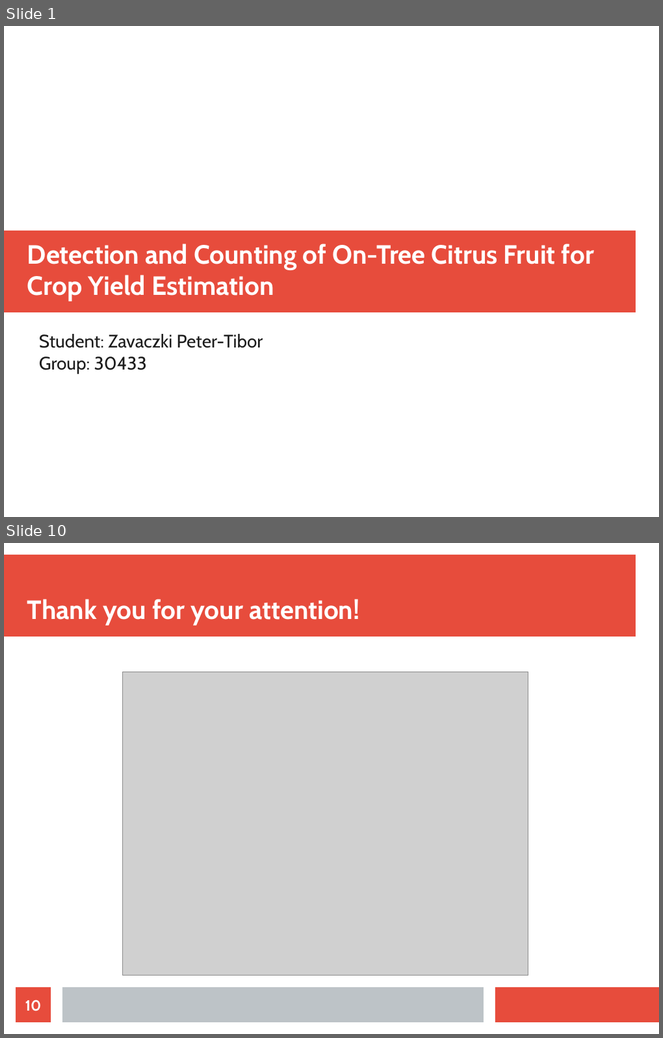
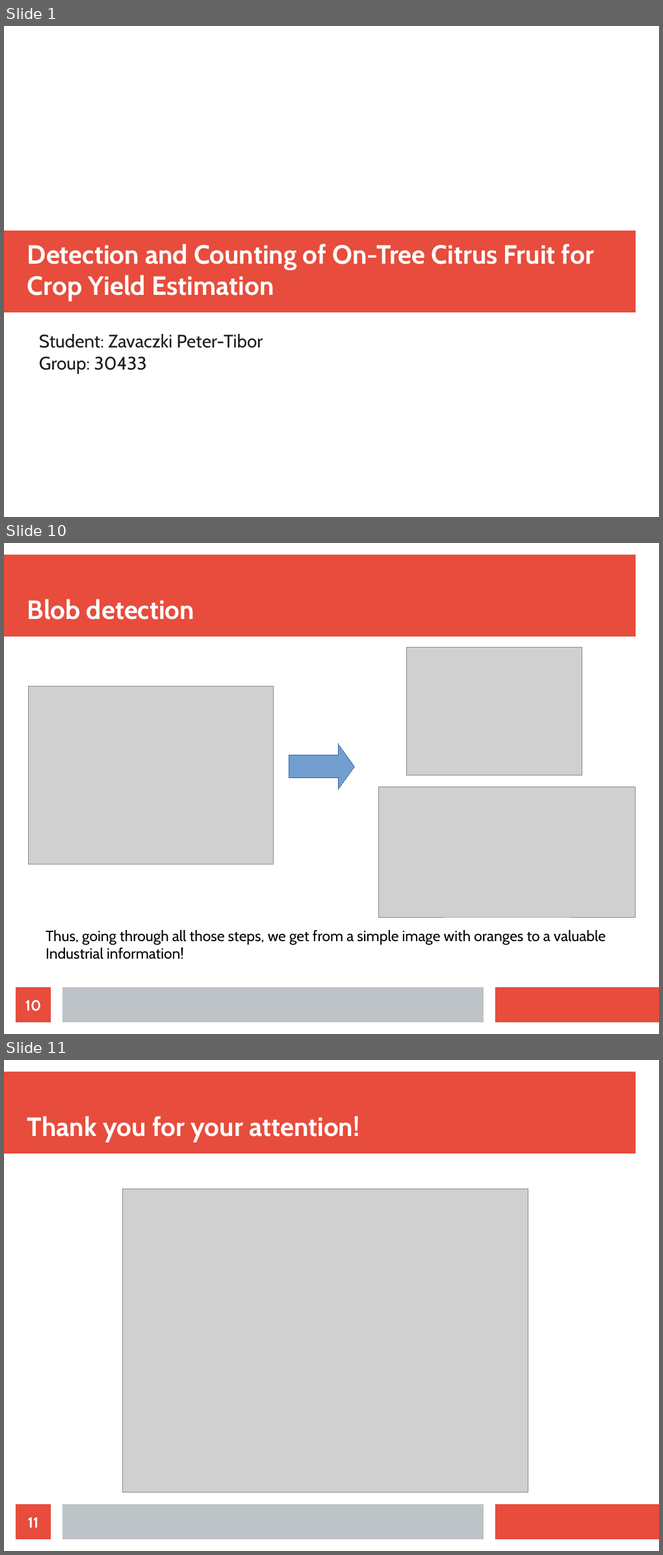
Before and after one commit to bloopeti/IP_OrangeDetection, a slide deck: Documents/Presentation.odp. Shown one above the other, each under a label of ours: slides 1 and 10 before the commit, slides 1, 10 and 11 after it; the slides between them are not shown. The pictures are 663x1038 and 663x1555 pixels, drawn with LibreOffice and Linux fonts; fonts in the diff are those of the drawing; grey boxes stand for pictures. Boxes give left, top, right and bottom in pixels: in the first picture for what was removed or moved away, otherwise in the second. Text is boxed around its words. In the diff, an @@ line names an element or a change of style, - is before the commit and + after.

```diff
--- a/Documents/Presentation.odp
+++ b/Documents/Presentation.odp
@@ slide 10 added at (4, 543, 659, 1034), background #FFFFFF; not listed: 3 template elements that a slide beside it also shows @@
@@ title added at (27, 599, 194, 620), 32 pt, text #FFFFFF, bold @@
+Blob detection
@@ picture added at (407, 647, 582, 775) @@
@@ picture added at (29, 686, 274, 865) @@
@@ right arrow added at (289, 744, 355, 790), fill #729FCF, outline #3465A4 0 pt @@
@@ picture added at (379, 787, 635, 917) @@
@@ text added at (46, 930, 606, 960), 18 pt, text #000000 @@
+Thus, going through all those steps, we get from a simple image with oranges to a valuable
+Industrial information!
@@ page number added at (16, 988, 51, 1023), fill #E74C3C, 18 pt, text #FFFFFF, bold @@
+10
@@ what was slide 10 is now slide 11 @@
@@ page number at (28, 1518, 39, 1528): text changed @@
-10
+11
```
Also in this commit, not shown: 1 slide changed, 7 other slides added, 7 slides removed, 8 other files.
